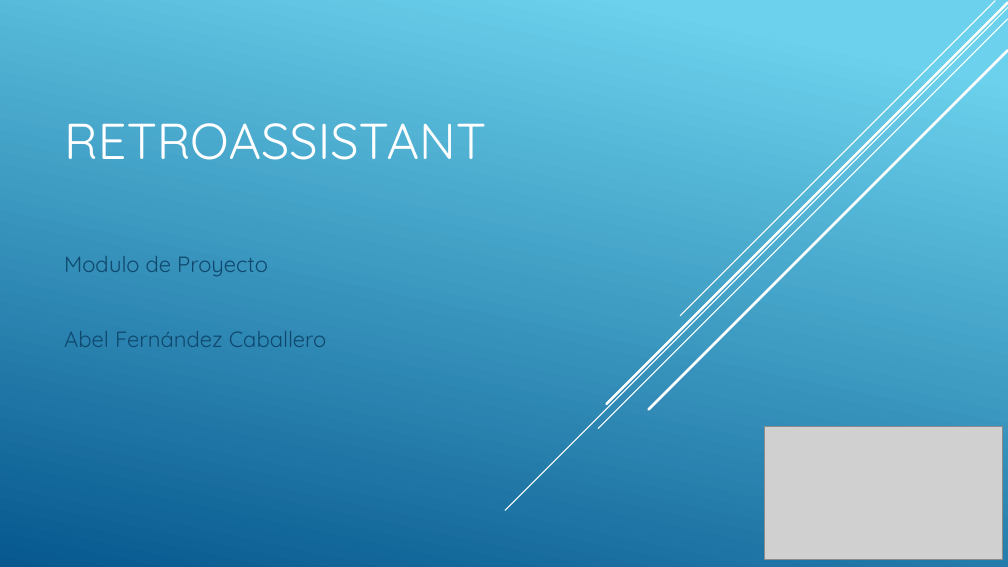
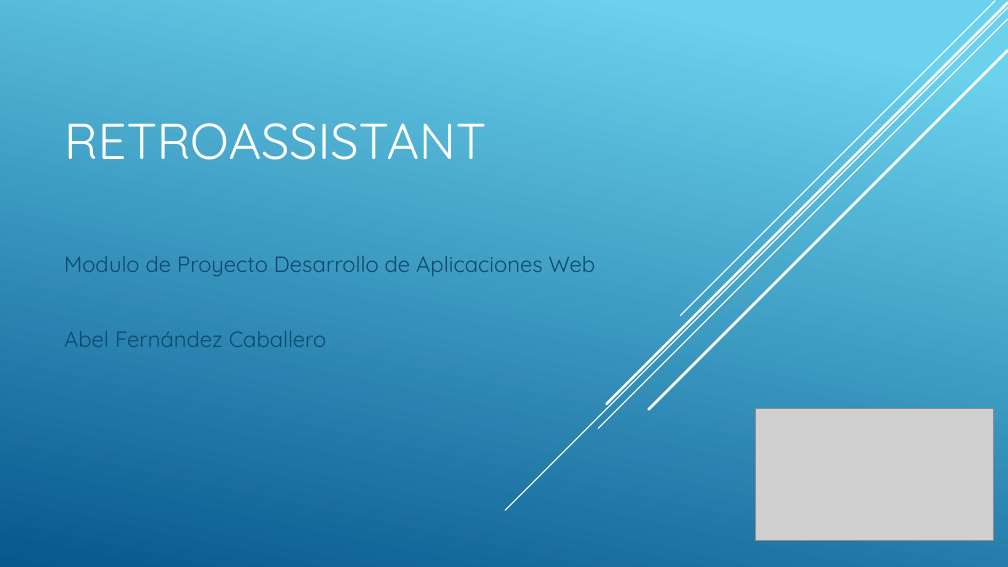
Before and after one commit to Abilius7/RetroAssistant, a slide deck: slide 1 of DocumentosMemeria/presentacionPowerPoint.pptx. Drawn at 1008x567 pixels with LibreOffice and Linux fonts; fonts in the diff are those of the drawing; grey boxes stand for pictures. Boxes give left, top, right and bottom in pixels: in the first picture for what was removed or moved away, otherwise in the second. Text is boxed around its words. In the diff, an @@ line names an element or a change of style, - is before the commit and + after.

```diff
--- a/DocumentosMemeria/presentacionPowerPoint.pptx
+++ b/DocumentosMemeria/presentacionPowerPoint.pptx
@@ subtitle at bbox=[64, 256, 596, 276]: text changed @@
-Modulo de Proyecto
+Modulo de Proyecto Desarrollo de Aplicaciones Web
@@ picture: place and size @@
-picture at bbox=[765, 427, 1003, 560]
+picture at bbox=[755, 408, 994, 541]
```
Also in this commit, not shown: 1 slide added, 1 slide removed.
